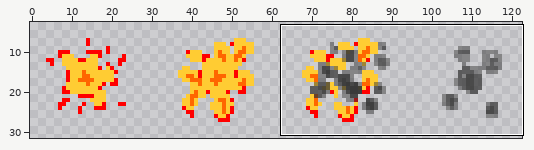
Sprite sheet, stored at GravityEater/GravityEaterContent/Explosion1.png. Above: a wide view before the commit, with the close-up outlined.
Close-up. Earlier state:
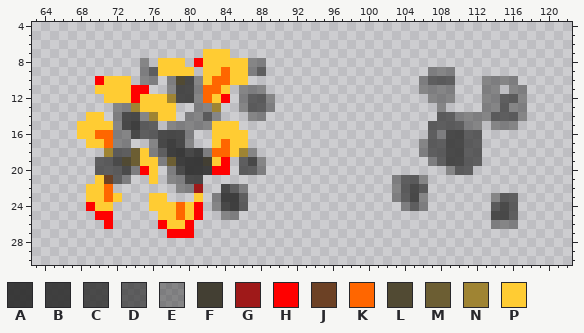
The file is 128x32 pixels. Pixels under 10% opacity are left out. Colours within 5 levels of each other are drawn and written as one. Shown: x 63..122, y 4..30. The wide view leaves out empty margins. The commit also changed other parts of the picture, which this record leaves out.
Palette (. is transparent): A #333333f4  B #333333eb  C #333333d9  D #333333b8  E #33333378  F #433f33  G #9f1818fe  H #ff0000  J #6c4125  K #ff6600  L #514a33  M #6c5e33  N #9f8433  P #ffcc33
Pixels before, first column x 68:
 7 ..............PPP.................................
 8 .......E.PPP.HPPPPPEE.............................
 9 .......EDPPPP.PPKPPED..................EEE........
10 ..HPPP.EE.ELCEPKKPP...................EDDD...EEEE.
11 ..PPPPHH..ECCEKKP.EEE.................EEEE...EE.EE
12 ...PPPHPPPNCCEKPH.EDDE.................EEE...EEDDE
13 ....EENPPPP..EEN..EDDE..................E....EEDEE
14 .PP.ECCENPP.EEDE...EE...................DDEEEEDDDE
15 PPPPECBDD.EEEEEPPP.....................DDDDEE.EEE.
16 PPKKEECDDCCCE..PPPP....................DECCDD.....
17 .PPKEE..ECBCE..PKPP...................EDDCCDD.....
18 ...NDDMPEDBACBEKKPNE..................EDDCCDD.....
19 ..DDCLMPPEMBAAFPH.DCE..................EDCCDD.....
20 ..DDDCEHP.ECAABHH.DDE....................EDD......
21 ..PJDE..P.EECC.....................EDDE...........
22 .PPK.......EEG..CDE................EDCD...........
23 .PPKP...PP...P.EBBD................EDCE.......EDD.
24 .HPP....PPPKPH.ECBD.................EDE.......DCD.
25 ..HH.....PPKPH..EE............................CCD.
26 ...H.....HPPH.................................EEE.
27 ..........HHH.....................................
The same view after the edit:
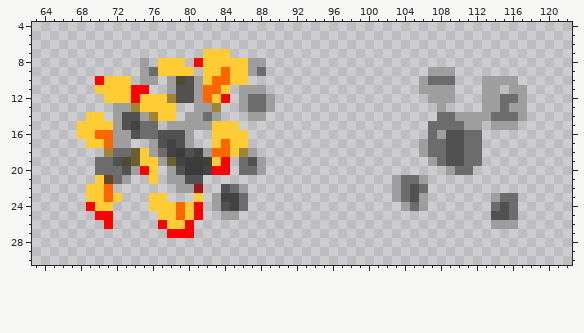
Change:
colour A: #333333f4 -> #3c3c3c
colour B: #333333eb -> #434343
colour C: #333333d9 -> #515151
colour D: #333333b8 -> #6c6c6c
colour E: #33333378 -> #9f9e9e
Where, in picture pixels (left, top, right, bottom), the same in both close-ups:
changed: (95, 58, 275, 220)
changed: (392, 67, 527, 229)
